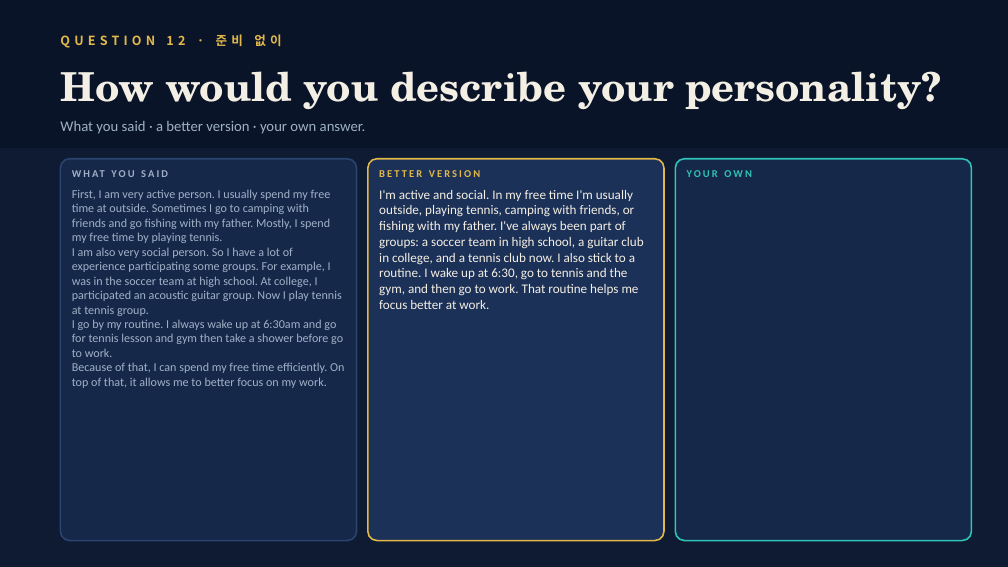
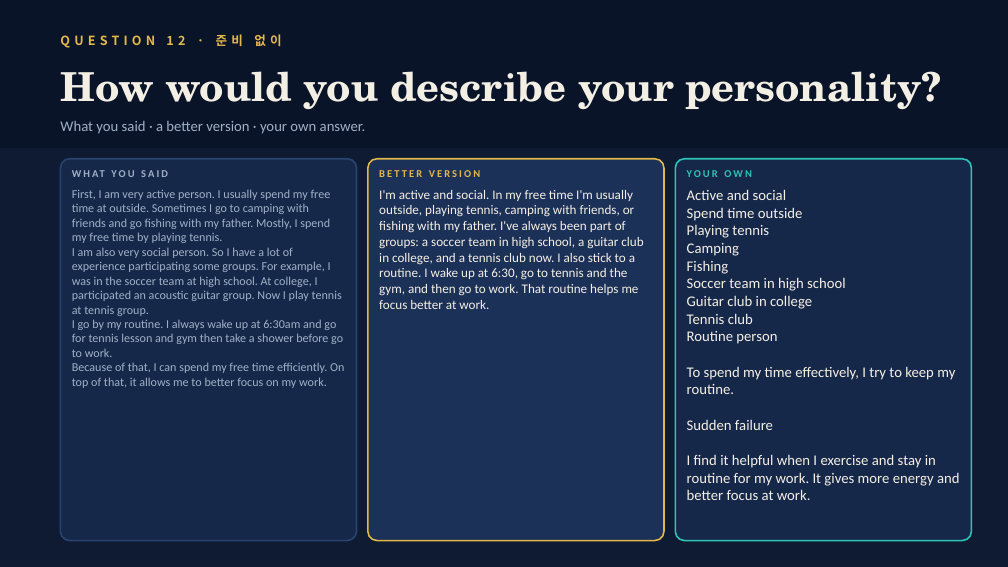
Before and after one commit to briankim-84/dea-m8q3, a slide deck: slide 21 of sanghyun-k3m7/Sanghyun_Class4_The_Full_Run.pptx. Drawn at 1008x567 pixels with LibreOffice and Linux fonts; fonts in the diff are those of the drawing. Boxes give left, top, right and bottom in pixels: in the first picture for what was removed or moved away, otherwise in the second. Text is boxed around its words. In the diff, an @@ line names an element or a change of style, - is before the commit and + after.

```diff
--- a/sanghyun-k3m7/Sanghyun_Class4_The_Full_Run.pptx
+++ b/sanghyun-k3m7/Sanghyun_Class4_The_Full_Run.pptx
@@ text added at (687,189,960,500), 14 pt, text #F4EFE4 @@
+Active and social
+Spend time outside
+Playing tennis
+Camping
+Fishing
+Soccer team in high school
+Guitar club in college
+Tennis club
+Routine person
+To spend my time effectively, I try to keep my routine.
+Sudden failure
+I find it helpful when I exercise and stay in routine for my work. It gives more energy and better focus at work.
```
Also in this commit, not shown: 17 other slides changed, 12 other files.
